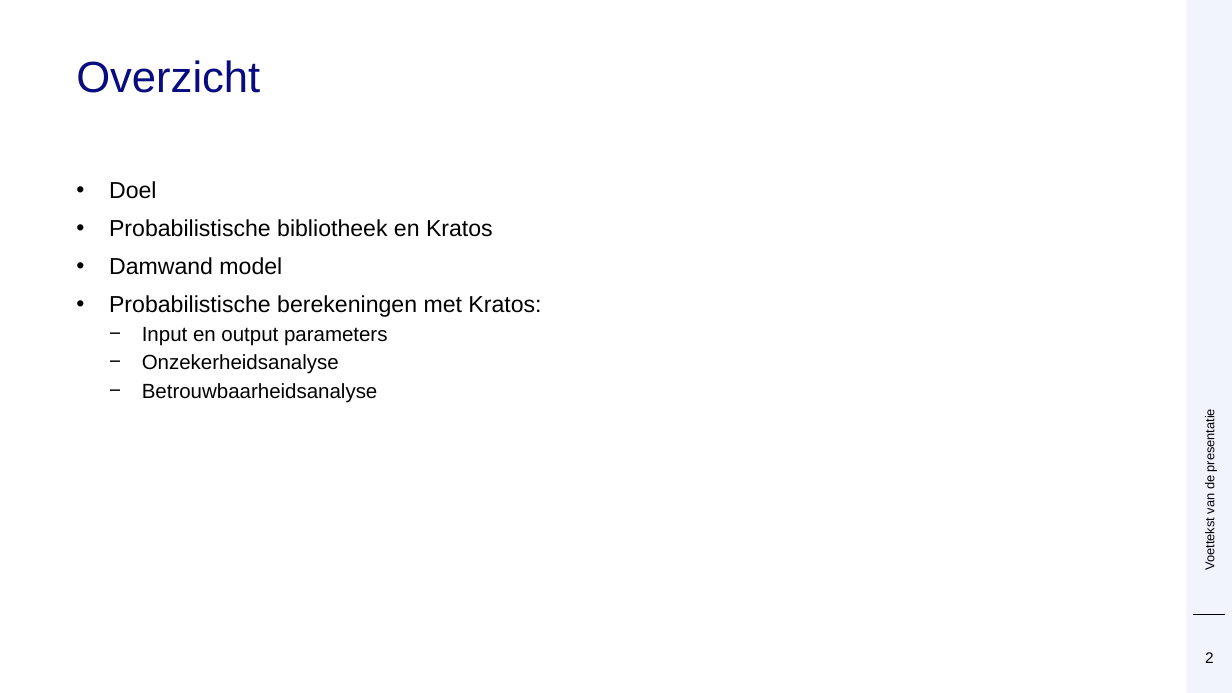
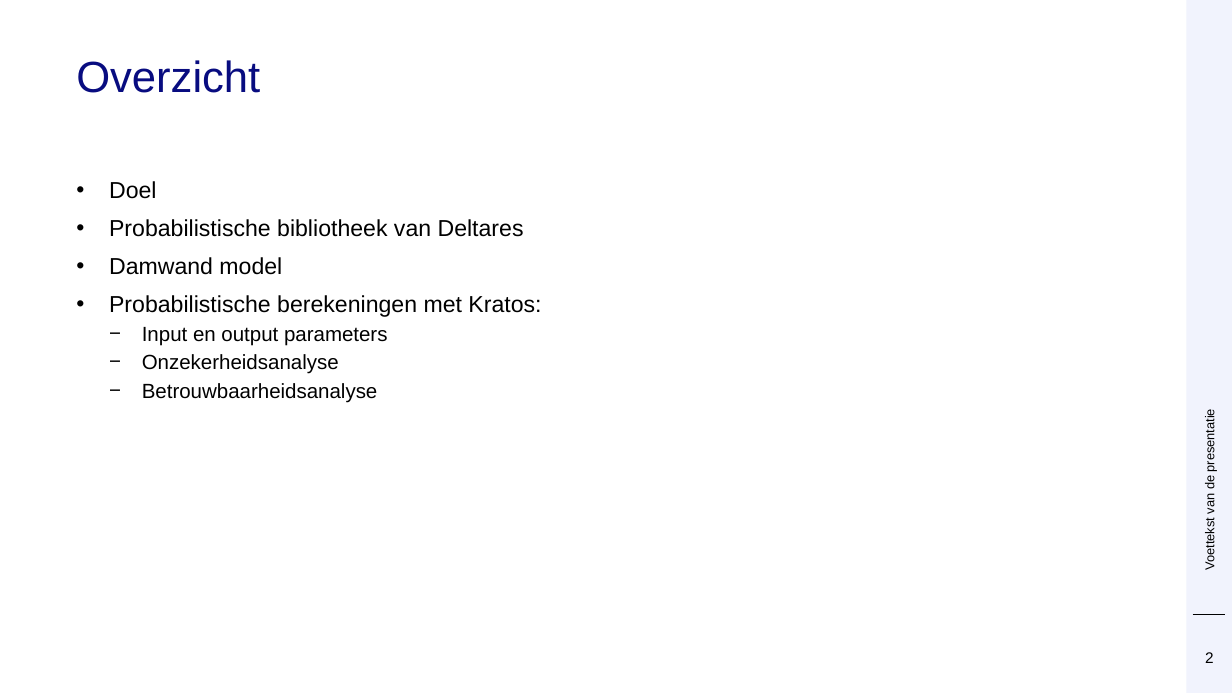
Before and after one commit to Deltares/ProbabilisticLibrary, a slide deck: slide 2 of sources/Deltares.Probabilistic.PWrapper.Examples/kratos/Prob Kratos DSD.pptx. Drawn at 1232x693 pixels with LibreOffice and Linux fonts; fonts in the diff are those of the drawing; background and template pictures are left out. Boxes give left, top, right and bottom in pixels: in the first picture for what was removed or moved away, otherwise in the second. Text is boxed around its words. In the diff, an @@ line names an element or a change of style, - is before the commit and + after.

```diff
--- a/sources/Deltares.Probabilistic.PWrapper.Examples/kratos/Prob Kratos DSD.pptx
+++ b/sources/Deltares.Probabilistic.PWrapper.Examples/kratos/Prob Kratos DSD.pptx
@@ text at <box>109,219,524,237</box>: text changed @@
-• Probabilistische bibliotheek en Kratos
+• Probabilistische bibliotheek van Deltares
```
Also in this commit, not shown: 9 other slides changed, 1 slide removed, 2 other files.
